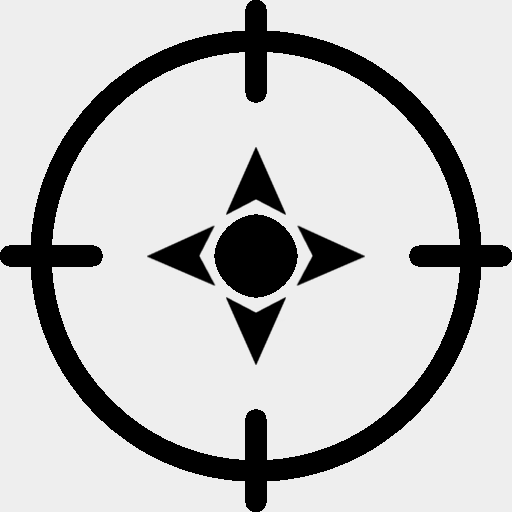
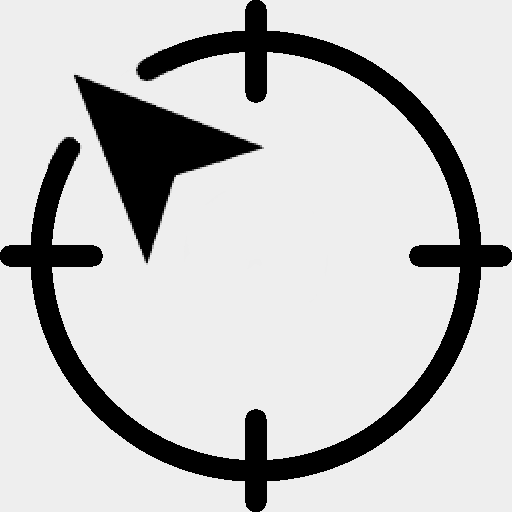
Layered file, before and after one edit (512px x 512px). Changes by layer:
added layer "Calque Copié #4" above "Copie de Calque Copié #3" over (x1=46, y1=49, x2=264, y2=265)
added layer "Copie de Calque Copié #3" above "Calque Copié #3" over (x1=46, y1=49, x2=365, y2=365)
hid "Calque Copié #3", painted on it over (x1=130, y1=225, x2=365, y2=365)
removed layer "Calque Copié #2" over (x1=147, y1=225, x2=216, y2=286)
removed layer "Calque Copié #1" over (x1=226, y1=297, x2=286, y2=365)
removed layer "EMaps-Center-Direction-icon.png" over (x1=46, y1=49, x2=365, y2=365)
hid "Copie de Calque Copié", moved it above "Maps-East-Direction-icon.png", painted on it over (x1=46, y1=49, x2=365, y2=365)
hid "Maps-North-Direction-icon.png" over (x1=46, y1=49, x2=365, y2=365)
